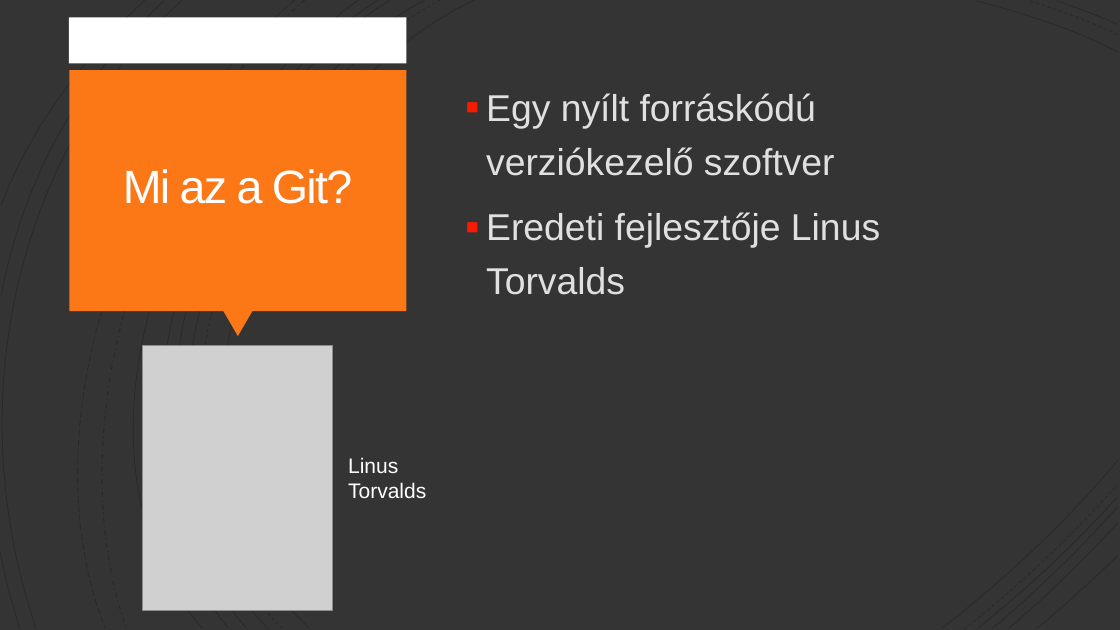
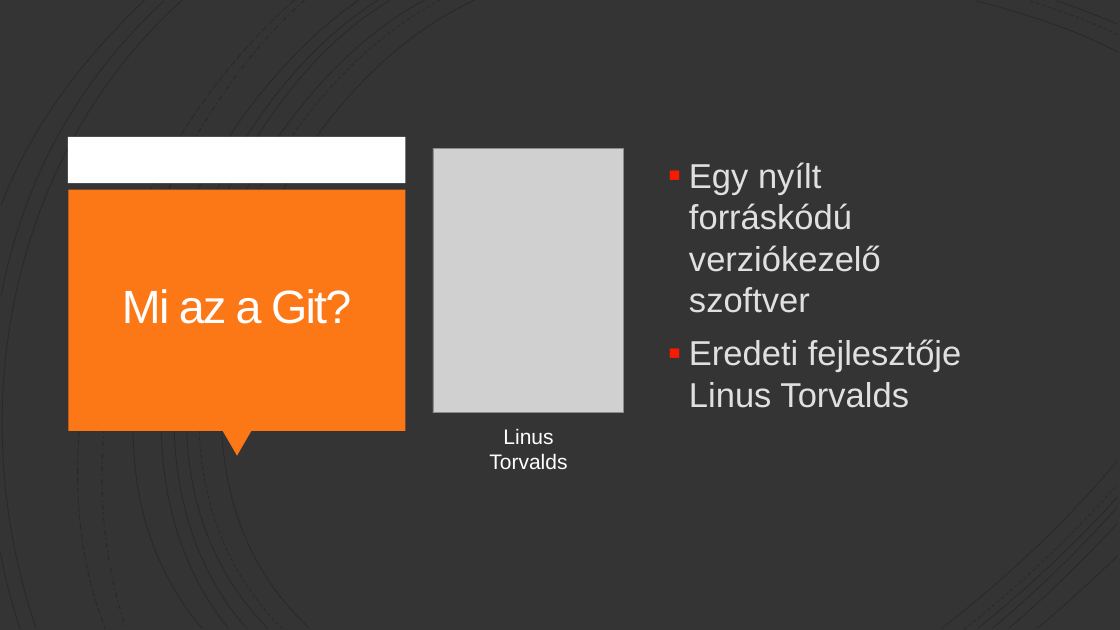
Before and after one commit to Peter-2007/FOPS, a slide deck: slide 2 of FOPS_Git.pptx. Drawn at 1120x630 pixels with LibreOffice and Linux fonts; fonts in the diff are those of the drawing; grey boxes stand for pictures. Boxes give left, top, right and bottom in pixels: in the first picture for what was removed or moved away, otherwise in the second. Text is boxed around its words. In the diff, an @@ line names an element or a change of style, - is before the commit and + after.

```diff
--- a/FOPS_Git.pptx
+++ b/FOPS_Git.pptx
@@ picture: place and size @@
-picture at (143, 345, 333, 610)
+picture at (433, 149, 623, 413)
@@ text "Egy nyílt forráskódú verziókezelő szoftver": place and size @@
-text "Egy nyílt forráskódú verziókezelő szoftver" at (486, 93, 880, 295)
+text "Egy nyílt forráskódú verziókezelő szoftver" at (689, 162, 961, 408)
@@ text "Egy nyílt forráskódú verziókezelő szoftver" at (689, 162, 961, 408): size 32 to 29.6 pt; line spacing 1.2 to 1 @@
@@ text "Linus Torvalds": place and size @@
-text "Linus Torvalds" at (348, 457, 426, 498)
+text "Linus Torvalds" at (489, 428, 567, 469)
@@ text "Linus Torvalds" at (489, 428, 567, 469): alignment left to centre @@
@@ 2 rectangles, 1 title, 1 triangle: place and size @@
-2 rectangles, 1 title, 1 triangle at (69, 18, 407, 336)
+2 rectangles, 1 title, 1 triangle at (68, 137, 406, 456)
```
Also in this commit, not shown: 2 other slides changed.
